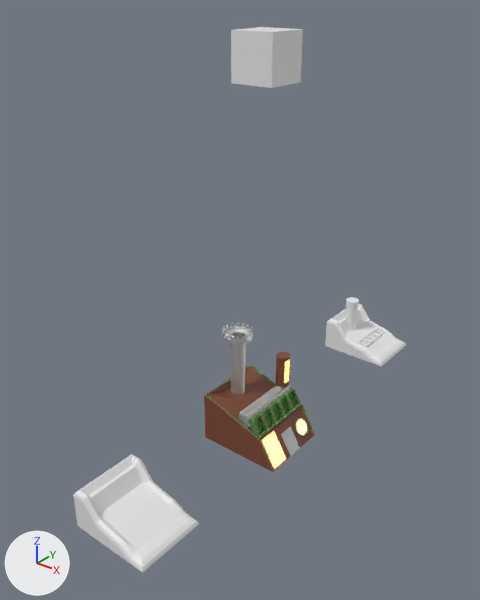
A saved change to the Blender file blender/machineT1.blend.
Rendered twice from a camera (50 mm lens) standing at (16.7, -22.6, 20.4) and looking at (-1.1, -0.4, 6.6). Lighting does not change. The marker at lower left points along +X, +Y and +Z.

Names of what the first picture shows: 'Body', 'Card Slots', 'Card Slots.001', 'Clock Face', 'Clock Rim', 'Copper Siding', 'Cube', 'Cube.001', 'Left Label', 'Main Machine V1', 'Main Machine.002', 'Push Bar', 'Push Bar Face', 'Right Label', 'Tower', 'slot catch', 'tower'.
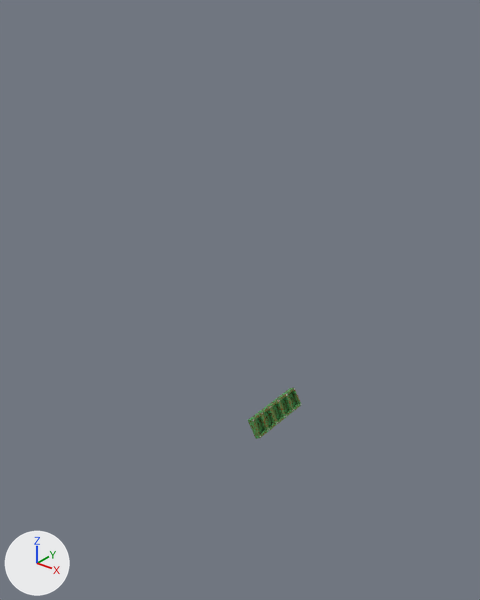
What differs and where, as boxes (x1, y1, x2, y2) in the pictures (480 x 600 px):
'Main Machine.002', deleted
    before: (73, 454, 199, 573)
'Cube.001', deleted
    before: (231, 27, 303, 88)
'Body', no longer drawn
    before: (204, 366, 314, 472)
'Main Machine V1', deleted
    before: (325, 304, 406, 367)
'Tower', deleted
    before: (222, 323, 253, 394)
'slot catch', deleted
    before: (239, 385, 289, 428)
'Left Label', deleted
    before: (262, 431, 286, 469)
'tower', deleted
    before: (345, 297, 359, 330)
'Push Bar', deleted
    before: (276, 352, 290, 387)
'Copper Siding', deleted
    before: (205, 364, 315, 472)
'Cube', deleted
    before: (280, 427, 300, 456)
'Right Label', deleted
    before: (289, 408, 312, 446)
'Card Slots.001', deleted
    before: (358, 327, 385, 347)
'Clock Face', deleted
    before: (296, 419, 307, 435)
'Push Bar Face', deleted
    before: (284, 360, 290, 383)
'Clock Rim', deleted
    before: (295, 418, 308, 436)

The change, as a diff of the scene's bpy script:
```diff
--- a/blender/machineT1.blend.py
+++ b/blender/machineT1.blend.py
@@ ob_main_machine_v1 @@
-ob_main_machine_v1 = bpy.data.objects.new('Main Machine V1', me_cube_003)
@@ ob_card_slots_001 @@
-ob_card_slots_001 = bpy.data.objects.new('Card Slots.001', me_cube_004)
@@ ob_main_machine_002 @@
-ob_main_machine_002 = bpy.data.objects.new('Main Machine.002', me_cube_005)
@@ ob_tower @@
-ob_tower = bpy.data.objects.new('tower', me_cylinder)
@@ ob_tower_1 @@
-ob_tower_1 = bpy.data.objects.new('Tower', me_cylinder_001)
@@ ob_handle @@
 ob_handle = bpy.data.objects.new('Handle', me_cylinder_002)
-ob_handle.parent = ob_push_bar
 ob_handle.matrix_parent_inverse = Matrix(((0.17, 2.834, 0.0, -3.766), (2.834, -0.17, 0.0, -0.0374), (0.0, 0.0, -1.196, 3.057), (0.0, 0.0, 0.0, 1.0)))
@@ ob_push_bar @@
-ob_push_bar = bpy.data.objects.new('Push Bar', me_cylinder_003)
@@ ob_copper_siding @@
-ob_copper_siding = bpy.data.objects.new('Copper Siding', me_cube_007)
@@ ob_left_label @@
-ob_left_label = bpy.data.objects.new('Left Label', me_cube_001)
@@ ob_right_label @@
-ob_right_label = bpy.data.objects.new('Right Label', me_cube_002)
@@ ob_push_bar_face @@
-ob_push_bar_face = bpy.data.objects.new('Push Bar Face', me_cylinder_008)
@@ ob_cube_001 @@
-ob_cube_001 = bpy.data.objects.new('Cube.001', me_cube_008)
@@ ob_cube @@
-ob_cube = bpy.data.objects.new('Cube', me_cube_010)
@@ ob_clock_rim @@
-ob_clock_rim = bpy.data.objects.new('Clock Rim', me_cylinder_025)
@@ ob_clock_face @@
-ob_clock_face = bpy.data.objects.new('Clock Face', me_cylinder_026)
@@ ob_slot_catch @@
-ob_slot_catch = bpy.data.objects.new('slot catch', me_cube)
```
